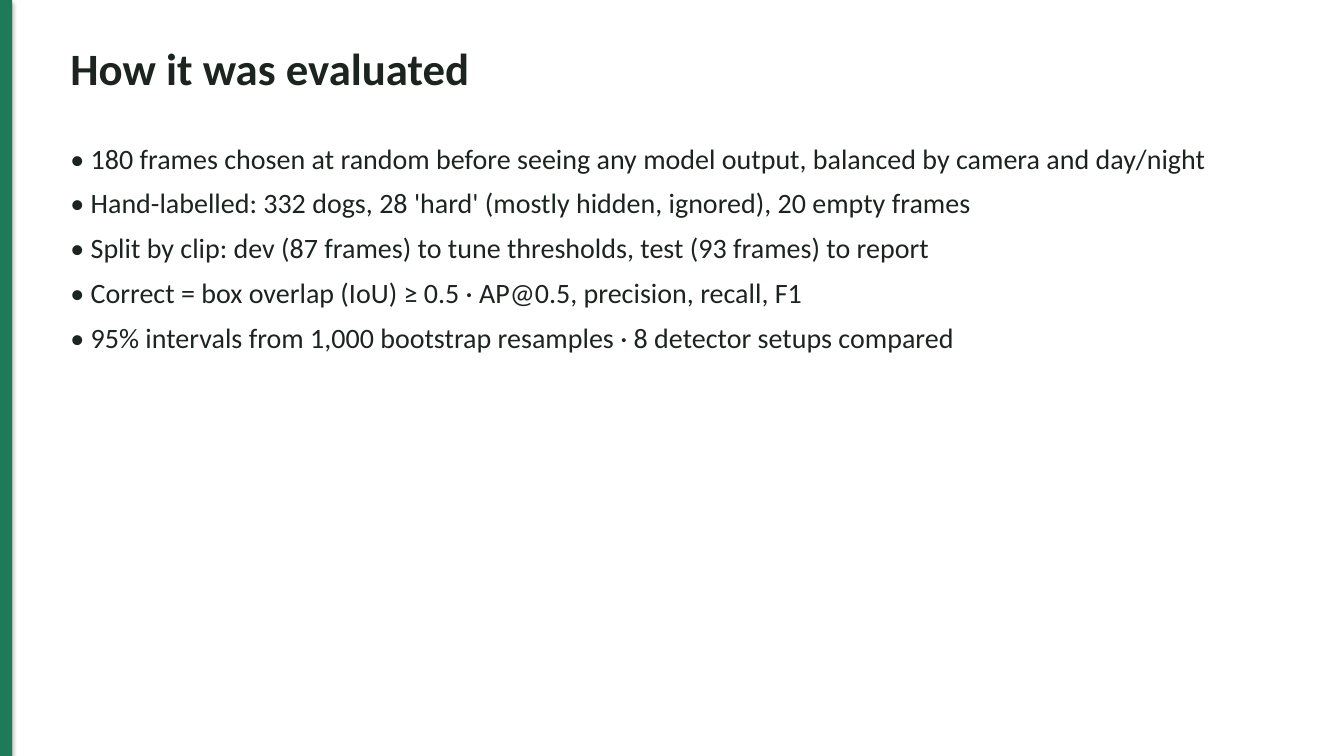
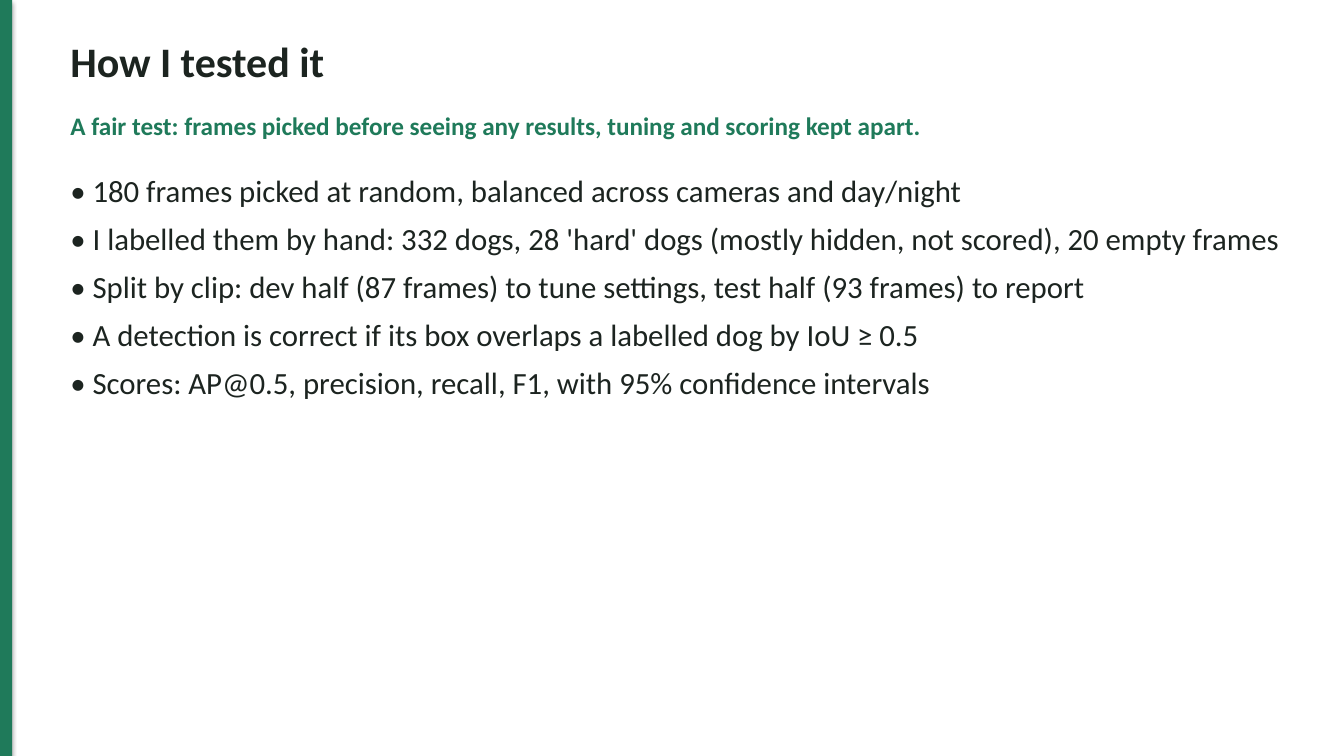
Before and after one commit to Epp-ppE/stray-dog-detection, a slide deck: slide 6 of slides/slides.pptx. Drawn at 1344x756 pixels with LibreOffice and Linux fonts; fonts in the diff are those of the drawing. Boxes give left, top, right and bottom in pixels: in the first picture for what was removed or moved away, otherwise in the second. Text is boxed around its words. In the diff, an @@ line names an element or a change of style, - is before the commit and + after.

Commit message:
Rebuild presentation from the slide summary: one message per slide, headline numbers, recognition split into design and demo, backup slides

```diff
--- a/slides/slides.pptx
+++ b/slides/slides.pptx
@@ text at box(70, 47, 324, 78): text changed; size 32 to 30 pt @@
-How it was evaluated
+How I tested it
@@ text added at box(70, 117, 921, 140), 18 pt, text #1F7A5A, bold @@
+A fair test: frames picked before seeing any results, tuning and scoring kept apart.
@@ text at box(93, 180, 1279, 399): text changed; size 20 to 22 pt @@
-• 180 frames chosen at random before seeing any model output, balanced by camera and day/night
-• Hand-labelled: 332 dogs, 28 'hard' (mostly hidden, ignored), 20 empty frames
-• Split by clip: dev (87 frames) to tune thresholds, test (93 frames) to report
-• Correct = box overlap (IoU) ≥ 0.5 · AP@0.5, precision, recall, F1
-• 95% intervals from 1,000 bootstrap resamples · 8 detector setups compared
+• 180 frames picked at random, balanced across cameras and day/night
+• I labelled them by hand: 332 dogs, 28 'hard' dogs (mostly hidden, not scored), 20 empty frames
+• Split by clip: dev half (87 frames) to tune settings, test half (93 frames) to report
+• A detection is correct if its box overlaps a labelled dog by IoU ≥ 0.5
+• Scores: AP@0.5, precision, recall, F1, with 95% confidence intervals
```
Also in this commit, not shown: 12 other slides changed, 8 slides added, 3 slides removed, 4 other files.
